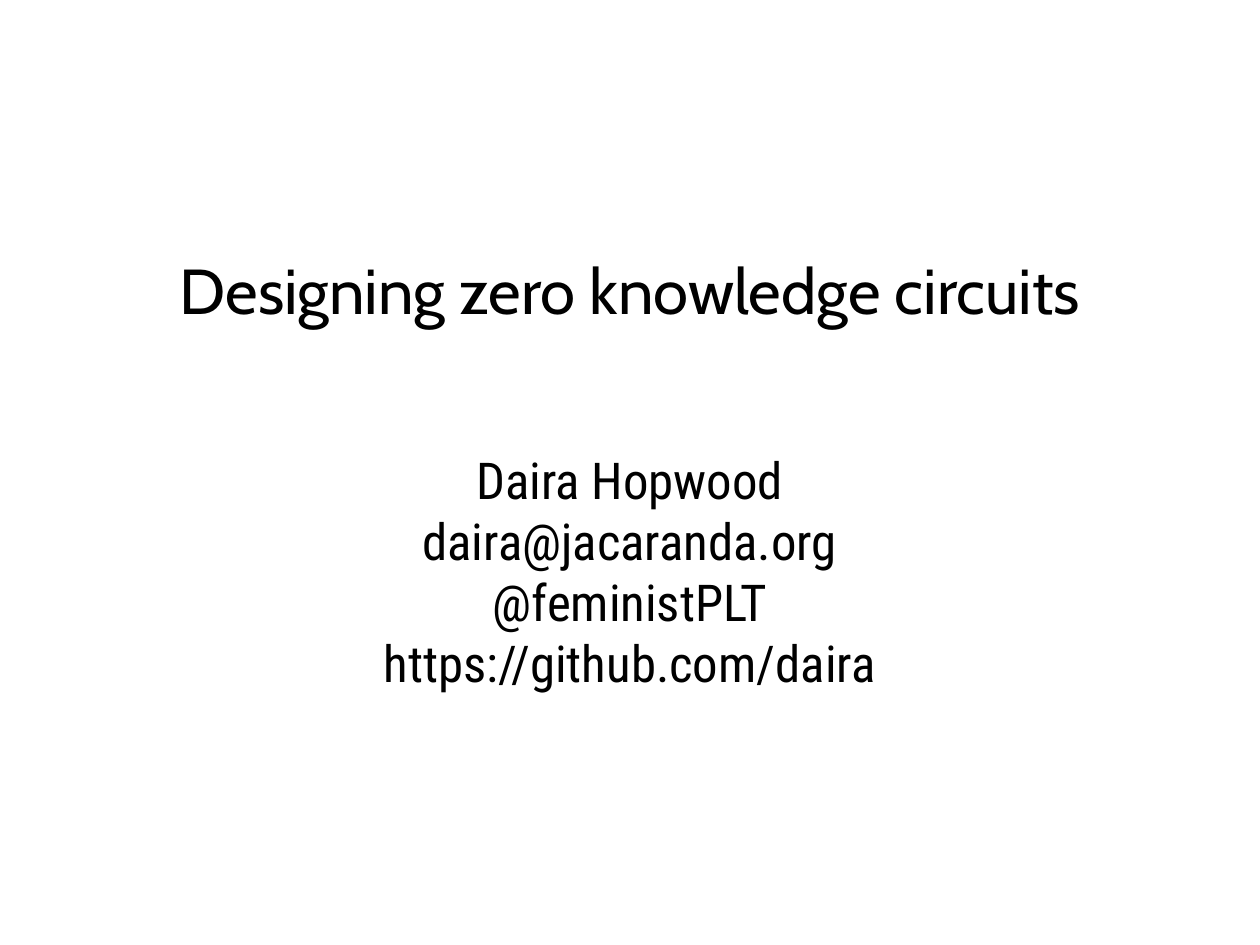
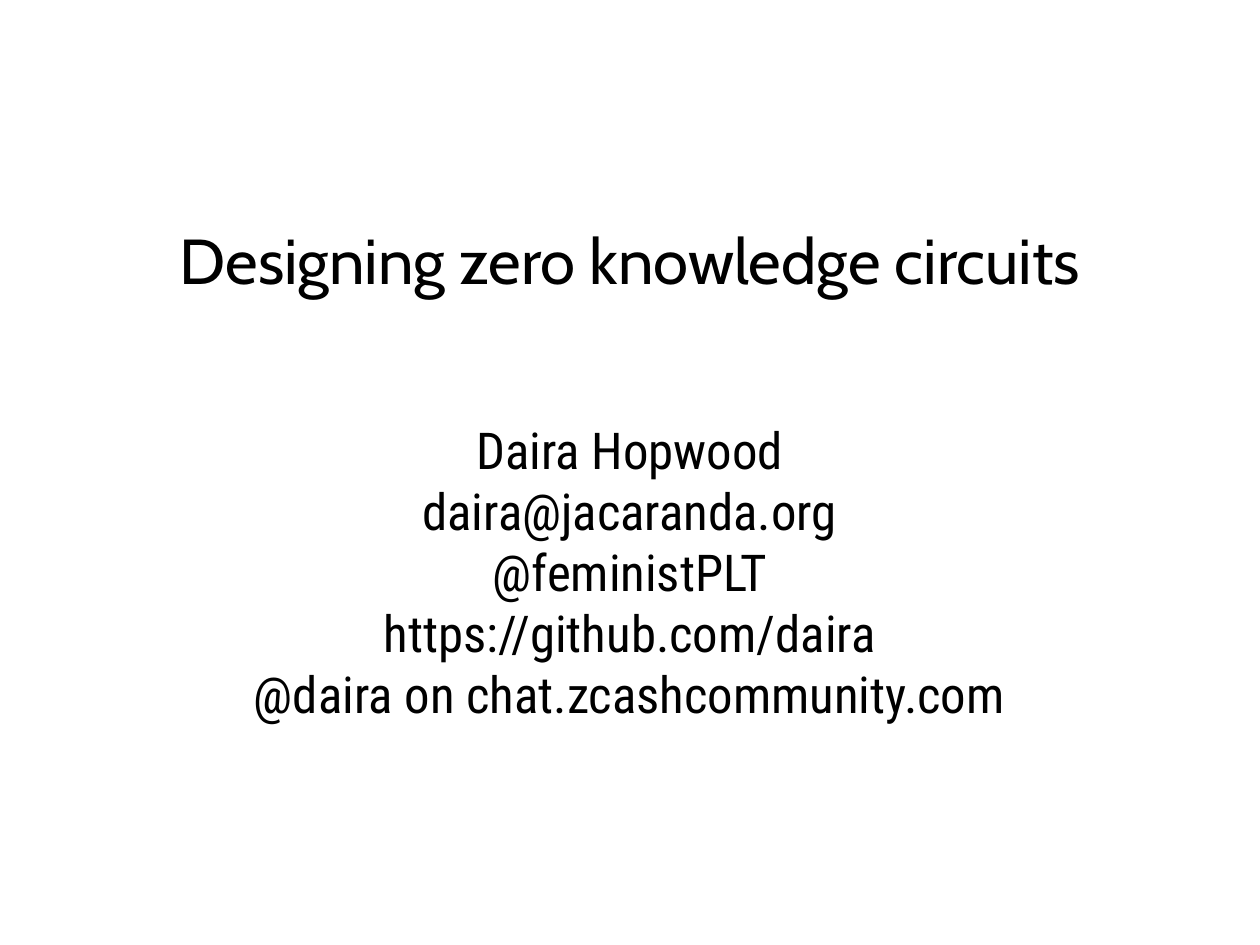
Before and after one commit to daira/zcon0, a slide deck: slide 1 of zkproofs.odp. Drawn at 1260x945 pixels with LibreOffice and Linux fonts; fonts in the diff are those of the drawing. Boxes give left, top, right and bottom in pixels: in the first picture for what was removed or moved away, otherwise in the second. Text is boxed around its words. In the diff, an @@ line names an element or a change of style, - is before the commit and + after.

```diff
--- a/zkproofs.odp
+++ b/zkproofs.odp
@@ subtitle at (254, 675, 1004, 725): paragraph added @@
+@daira on chat.zcashcommunity.com
```
Also in this commit, not shown: 7 other slides changed, 6 slides added, 1 other file.
